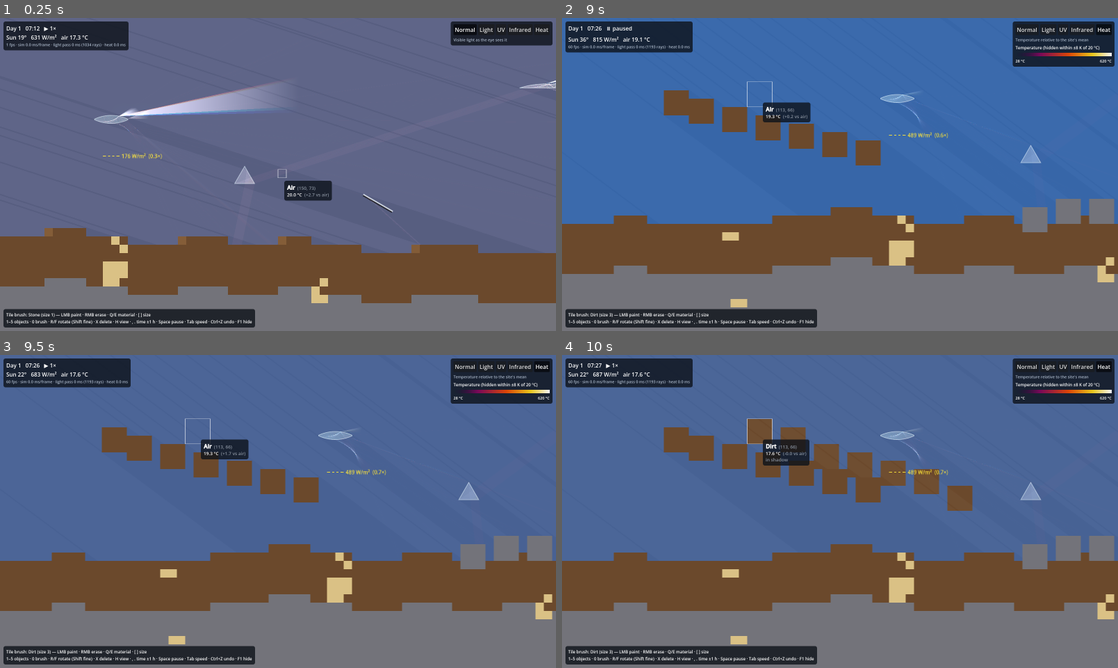
Above: before the commit, frames 1-4 (two rows, left to right).
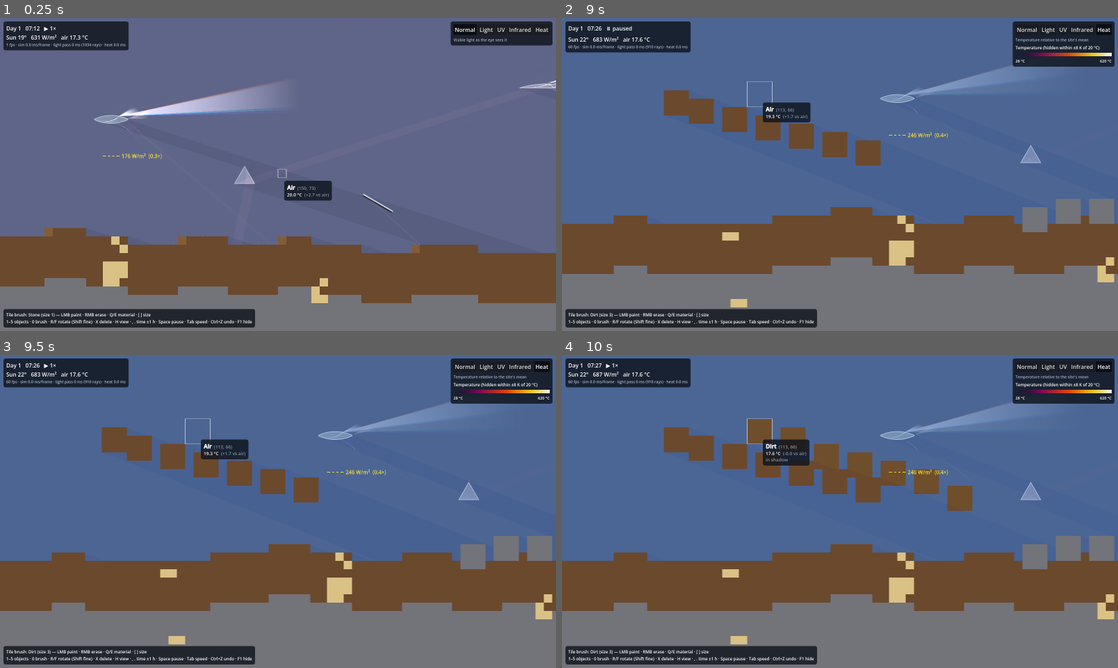
Above: after the commit, the same moments.

Repository: NoelCav/Solar-Sim
Game: Godot game, scene res://scenes/main.tscn
The game is run twice, just before and just after one commit, with the same random seed, the same clock (stepped at 60 frames per second) and the same inputs.
Inputs (mouse positions are in pixels of both pictures, inside the frame that each line leads up to):
- Up to frame 1 (0.25 s): no input
- Up to frame 2 (9 s): click "Normal" at 0.5 s; click "Normal" at 1.25 s; click "Light" at 2 s; click "Normal" at 2.75 s; click "UV" at 3.5 s; click "Infrared" at 4.25 s; click "Heat" at 5 s; tap Enter at 5.75, 8.75 s; move the mouse to (812, 237) at 5.77 s; hold . (time_forward) 5.78-6.5 s; hold ] (brush_bigger) 5.78-6.5 s; click (812, 237) at 5.92 s; drag from (1006, 221) to (812, 237) at 6.52 s; tap Space (sim_pause) at 7.25 s; move the mouse to (673, 127) at 7.27 s; hold Left 7.28-8 s; hold Q (brush_prev) 7.28-8 s; drag from (867, 174) to (673, 127) at 8.02 s; move the mouse to (756, 96) at 8.77 s; hold , (time_back) from 8.78 s (still down); tap S (cam_down) at 8.85 s
- Up to frame 3 (9.5 s): keep holding , (time_back); tap Space (sim_pause) at 9.4 s
- Up to frame 4 (10 s): release , (time_back) at 9.5 s; drag from (962, 495) to (756, 433) at 9.52 s

The runs differ from the first frame. In frame 1, less than 0.1% of the frame differs, in the area x 20-99%, y 21-33%; in frame 2, 40%, in the area x 0-100%, y 0-66%; in frame 3, 0.8%; in frame 4, 0.8%.

Commit message:
Fix sunlight slits, shattered beams, and stale sun after paused time skips
- Draw the direct-light sheet as one strip per lane instead of quads between
  neighbouring lanes; skipped quads at object edges left dark slits running
  from the sky down to each edge (looked like shadows going upward)
- Same-path rays landing within ~1 tile on uneven ground stay one beam
  (energy split between the two landing tiles) instead of refining to 1 cm
  slivers drawn as separate rays; occlusion-edge splits draw as a beam up
  to the landing leg
- Time skips refresh sun and ambient immediately, and the paused preview
  re-traces when the time changes

Diff:
--- a/render/beam_renderer.gd
+++ b/render/beam_renderer.gd
@@ -12,7 +12,6 @@
 const SUN_LEVEL := 0.12             ## Brightness of plain sunlight
 const LOG_GAIN := 3.5               ## How fast brightness grows with concentration
 const SHEET_LEVEL := 0.07           ## Brightness of the direct-light sheet
-const SHEET_BREAK_M := 0.3          ## Neighbouring lanes ending further apart than this: shadow edge
 const VERTEX_SCALE := 4.0           ## Vertex colors are stored /4 and scaled back by self_modulate
 const RAY_WIDTH_PX := 1.5
 
@@ -109,7 +108,7 @@
 func _build_sheet(verts: PackedVector2Array, cols: PackedColorArray, px: float) -> void:
 	var from := _light.sheet_from
 	var to := _light.sheet_to
-	if from.size() < 2:
+	if from.is_empty():
 		return
 	# Tint from the current spectrum through the view's colors (reddens at sunset).
 	var rgb := Vector3.ZERO
@@ -124,14 +123,14 @@
 			rgb += _rgb[b] * (world.sun_spectrum[b] / total) / Spectrum.AM15_SHARE[b] * share_sum
 	var level := SHEET_LEVEL * minf(total / REFERENCE_DNI, 1.0) / VERTEX_SCALE
 	var c := Color(rgb.x * level, rgb.y * level, rgb.z * level, 1.0)
-	for k in from.size() - 1:
-		if to[k].distance_to(to[k + 1]) > SHEET_BREAK_M:
-			continue
-		var a0 := from[k] * px
-		var a1 := from[k + 1] * px
-		var b0 := to[k] * px
-		var b1 := to[k + 1] * px
-		verts.append_array([a0, b0, b1, a0, b1, a1])
+	# One strip per drawn lane, exactly as wide as the lanes it stands for, so neighbours
+	# meet edge to edge whatever their lengths (shadow edges stay crisp, no slits).
+	var half := SimConst.LANE_WIDTH_M * LightPass.SHEET_STRIDE * 0.5 * px
+	for k in from.size():
+		var a := from[k] * px
+		var b := to[k] * px
+		var side := (b - a).normalized().orthogonal() * half
+		verts.append_array([a - side, b - side, b + side, a - side, b + side, a + side])
 		for j in 6:
 			cols.append(c)
 
--- a/scenes/main.gd
+++ b/scenes/main.gd
@@ -18,7 +18,7 @@
 
 var _accumulator := 0.0
 var _light: LightSystem
-var _previewed := Vector2i(-1, -1)
+var _previewed := Vector3(-1, -1, -1)   ## Structure, objects, time of the last paused preview
 
 @onready var _sky: SkyRenderer = $Sky
 @onready var _tiles: TileRenderer = $Tiles
@@ -71,7 +71,7 @@
 		world.flush_commands()
 		_accumulator = 0.0
 		# Show edits made while paused without advancing the sim.
-		var key := Vector2i(world.grid.structure_version, world.objects_version)
+		var key := Vector3(world.grid.structure_version, world.objects_version, world.time_s)
 		if key != _previewed and _light.is_stale(world):
 			_light.preview(world)
 			_previewed = key
@@ -91,7 +91,7 @@
 func _unhandled_input(event: InputEvent) -> void:
 	if event.is_action_pressed(&"sim_pause"):
 		paused = not paused
-		_previewed = Vector2i(-1, -1)
+		_previewed = Vector3(-1, -1, -1)
 	elif event.is_action_pressed(&"sim_speed"):
 		speed = SPEEDS[(SPEEDS.find(speed) + 1) % SPEEDS.size()]
 	elif event.is_action_pressed(&"overlay_cycle"):
--- a/sim/commands/set_time_command.gd
+++ b/sim/commands/set_time_command.gd
@@ -1,6 +1,6 @@
 class_name SetTimeCommand
 extends SimCommand
-## Jumps the clock (creative mode). The environment updates on the next tick.
+## Jumps the clock (creative mode); sun and ambient update at once, so it works while paused.
 
 var time_s: float
 
@@ -11,6 +11,7 @@
 
 func apply(world: SimWorld) -> bool:
 	world.time_s = maxf(time_s, 0.0)
+	world.refresh_environment()
 	return true
 
 
--- a/sim/light/beam_tracer.gd
+++ b/sim/light/beam_tracer.gd
@@ -17,7 +17,10 @@
 const BASE_SPACING := 0.1      ## Initial sample spacing across a run, m (refinement finds edges)
 const MIN_SPACING := 0.01      ## Narrowest interval worth refining, m (tiles are 0.25 m)
 const MIN_WIDTH_M := 0.001     ## Rendering: beam width floor where rays cross at a focus
+const LANDING_TOL_M := 0.35   ## Same-path rays landing this close count as one beam (~1 tile)
 const REFL_POOL_M := 0.5       ## Pooled reflections: one secondary ray per this much wavefront
+
+enum Span { SPLIT, EXACT, NEAR }
 
 var tracer: Tracer
 var map: SunMap
@@ -73,11 +76,12 @@
 
 
 func _refine(ua: float, ra: Tracer.PathRec, ub: float, rb: Tracer.PathRec, s0: float, bin: int) -> void:
-	if _coherent(ra, rb):
-		_intervals.append([ua, ra, ub, rb, true])
+	var kind := _classify(ra, rb)
+	if kind != Span.SPLIT:
+		_intervals.append([ua, ra, ub, rb, kind])
 		return
 	if ub - ua <= MIN_SPACING:
-		_intervals.append([ua, ra, ub, rb, false])
+		_intervals.append([ua, ra, ub, rb, Span.SPLIT])
 		return
 	var um := (ua + ub) * 0.5
 	var rm := _trace_at(um, s0, bin)
@@ -85,14 +89,21 @@
 	_refine(um, rm, ub, rb, s0, bin)
 
 
-func _coherent(ra: Tracer.PathRec, rb: Tracer.PathRec) -> bool:
+## How an interval between two neighbouring rays is settled:
+## EXACT - same optical path, landing on one straight stretch of surface (or both escape);
+## NEAR  - same optical path, landing within LANDING_TOL_M of each other on uneven ground:
+##         drawn as one beam, energy split between the two landing tiles;
+## SPLIT - different paths: refine, or settle per ray once the interval is MIN_SPACING wide.
+func _classify(ra: Tracer.PathRec, rb: Tracer.PathRec) -> Span:
 	if ra.term != rb.term or ra.term == Tracer.Term.CULLED:
-		return false
+		return Span.SPLIT
 	if ra.pts.size() != rb.pts.size() or ra.sig != rb.sig:
-		return false
-	if ra.term == Tracer.Term.OPAQUE:
-		return not _spread(ra, rb).is_empty()
-	return true
+		return Span.SPLIT
+	if ra.term != Tracer.Term.OPAQUE or not _spread(ra, rb).is_empty():
+		return Span.EXACT
+	var end_a := ra.pts[ra.pts.size() - 1]
+	var end_b := rb.pts[rb.pts.size() - 1]
+	return Span.NEAR if end_a.distance_to(end_b) <= LANDING_TOL_M else Span.SPLIT
 
 
 ## Tiles (and weights) a coherent beam lands on between the two rays' end points:
@@ -143,22 +154,33 @@
 	var half := irr * (ub - ua) * SimConst.DEPTH_M * 0.5   # W each ray carries for this interval
 	_apply_path(ra, half, bin, ua)
 	_apply_path(rb, half, bin, ub)
-	if iv[4]:
-		var arriving := half * (ra.remain + rb.remain)
-		if ra.term == Tracer.Term.ESCAPE:
-			tracer.escaped_w += arriving
-		else:
-			var sp := _spread(ra, rb)
-			var tiles: PackedInt32Array = sp[0]
-			var weights: PackedFloat32Array = sp[1]
-			for k in tiles.size():
-				tracer.absorb_opaque_bin(tiles[k], bin, arriving * weights[k])
-		_render_strip(ra, rb, half * 2.0, bin)
-	else:
-		_terminal(ra, half, bin)
-		_terminal(rb, half, bin)
-		_render_ray(ra, half, (ub - ua) * 0.5, bin)
-		_render_ray(rb, half, (ub - ua) * 0.5, bin)
+	match iv[4]:
+		Span.EXACT:
+			var arriving := half * (ra.remain + rb.remain)
+			if ra.term == Tracer.Term.ESCAPE:
+				tracer.escaped_w += arriving
+			else:
+				var sp := _spread(ra, rb)
+				var tiles: PackedInt32Array = sp[0]
+				var weights: PackedFloat32Array = sp[1]
+				for k in tiles.size():
+					tracer.absorb_opaque_bin(tiles[k], bin, arriving * weights[k])
+			_render_strip(ra, rb, half * 2.0, bin)
+		Span.NEAR:
+			_terminal(ra, half, bin)
+			_terminal(rb, half, bin)
+			_render_strip(ra, rb, half * 2.0, bin)
+		_:
+			_terminal(ra, half, bin)
+			_terminal(rb, half, bin)
+			if ra.sig == rb.sig and ra.pts.size() == rb.pts.size():
+				# Same path, landing split by an occluding edge: one beam up to the last leg.
+				_render_strip(ra, rb, half * 2.0, bin, ra.pts.size() - 2)
+				_render_ray(ra, half, (ub - ua) * 0.5, bin, ra.pts.size() - 2)
+				_render_ray(rb, half, (ub - ua) * 0.5, bin, rb.pts.size() - 2)
+			else:
+				_render_ray(ra, half, (ub - ua) * 0.5, bin)
+				_render_ray(rb, half, (ub - ua) * 0.5, bin)
 
 
 ## Applies a path's recorded deposits, probe crossings and reflections for `watts` of input.
@@ -215,8 +237,9 @@
 ## A coherent beam between two rays, leg by leg after the first interaction. Irradiance
 ## goes as 1/width, so each leg is cut into slices (packed toward the point where the rays
 ## cross, at a focus) and brightness is interpolated per slice rather than across the leg.
-func _render_strip(ra: Tracer.PathRec, rb: Tracer.PathRec, watts: float, bin: int) -> void:
-	for k in range(1, ra.pts.size() - 1):
+## Draws legs after the first interaction, stopping before leg `last` (-1 = all legs).
+func _render_strip(ra: Tracer.PathRec, rb: Tracer.PathRec, watts: float, bin: int, last := -1) -> void:
+	for k in range(1, ra.pts.size() - 1 if last < 0 else last):
 		var a0 := ra.pts[k]
 		var a1 := ra.pts[k + 1]
 		var b0 := rb.pts[k]
@@ -262,8 +285,8 @@
 
 
 ## A lone ray drawn as a beam of fixed width (incoherent slivers).
-func _render_ray(r: Tracer.PathRec, watts: float, width: float, bin: int) -> void:
-	for k in range(1, r.pts.size() - 1):
+func _render_ray(r: Tracer.PathRec, watts: float, width: float, bin: int, first := 1) -> void:
+	for k in range(first, r.pts.size() - 1):
 		var a := r.pts[k]
 		var b := r.pts[k + 1]
 		var side := (b - a).normalized().orthogonal() * (width * 0.5)
--- a/sim/sim_world.gd
+++ b/sim/sim_world.gd
@@ -48,7 +48,7 @@
 	grid = TileGrid.new(width, height, site_mean_ambient_k)
 	time_s = SimConst.START_TIME_OF_DAY * SimConst.DAY_LENGTH_S
 	systems = [EnvironmentSystem.new(), LightSystem.new(), ThermalSystem.new()]
-	_tick_environment_only()
+	refresh_environment()
 
 
 ## 0..1 fraction of the day; 0 = midnight, 0.5 = noon.
@@ -149,7 +149,8 @@
 			ids[i] = value
 
 
-func _tick_environment_only() -> void:
+## Recomputes sun and ambient for the current time without advancing it (setup, time skips).
+func refresh_environment() -> void:
 	var env := get_system(&"environment")
 	if env != null:
 		env.tick(self, 0.0)
